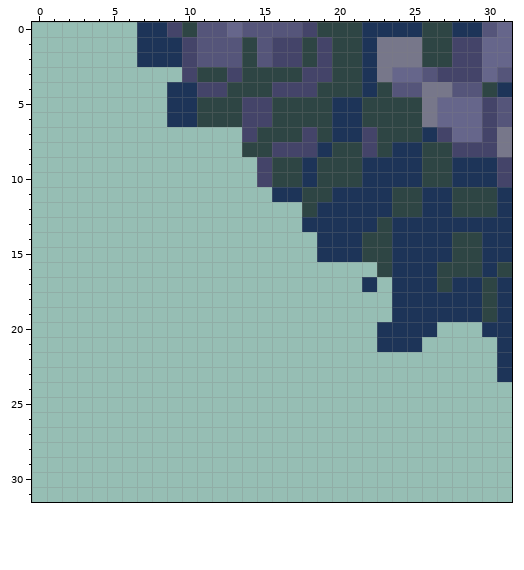
Pixel-art sprite -- images/crater_007.png. This is how it looked before the edit.
The file is 32x32 pixels.
After the commit:
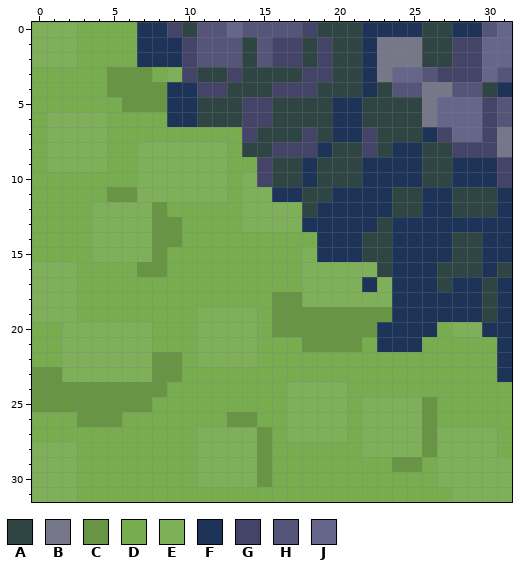
Palette (. is transparent): A #2e4544  B #77778a  C #679544  D #77ac4f  E #7eaf59  F #1d3458  G #444469  H #55557a  J #66668b
What changed:
y 0..2: x 0..6 ....... -> EEEDDDD
y 3: x 0..9 .......... -> DDDDDCCCDE
y 4: x 0..8 ......... -> DDDDDCCCC
y 5: x 0..8 ......... -> DDDDDDCCC
y 6: x 0..8 ......... -> DEEEEDDDD
y 7: x 0..13 .............. -> DEEEEDDDDDDDDD
y 8: x 0..13 .............. -> DEEEEDDEEEEEED
y 9: x 0..14 ............... -> DEEEEDDEEEEEEDD
y 10: x 0..14 ............... -> DDDDDDDEEEEEEDE
y 11: x 0..15 ................ -> DDDDDCCEEEEEEDEE
y 12: x 0..17 .................. -> DDDDEEEECDDDDDEEEE
y 13: x 0..17 .................. -> DDDDEEEECCDDDDEEEE
y 14: x 0..18 ................... -> DDDDEEEECCDDDDDDDDD
y 15: x 0..18 ................... -> DDDDEEEECDDDDDDDDDE
y 16: x 0..22 ....................... -> EEEDDDDCCDDDDDDDDDEEEEE
y 17: x 0..21 ...................... -> EEEDDDDDDDDDDDDDDDEEEE; x 23 . -> E
y 18: x 0..23 ........................ -> EEEDDDDDDDDDDDDDCCEEEEEE
y 19: x 0..23 ........................ -> EEEDDDDDDDDEEEEDCCCCCCCC
y 20: x 0..22 ....................... -> DDEEEEEEDDDEEEEDCCCCCCC; x 27..29 ... -> DEE
y 21: x 0..22 ....................... -> DDEEEEEEDDDEEEEDDDCCCCD; x 26..30 ..... -> DDDDD
y 22: x 0..30 ............................... -> DDEEEEEECCDEEEEDDDDDDDDDDDDDDDD
y 23: x 0..30 ............................... -> CCEEEEEECCDDDDDDDDDDDDDDDDDDDDD
y 24: x 0..31 ................................ -> CCCCCCCCCDDDDDDDDEEEEDDDDDDDDDDD
y 25: x 0..31 ................................ -> CCCCCCCCDDDDDDDDDEEEEDEEEECDDDDD
y 26: x 0..31 ................................ -> DDDCCCDDDDDDDCCDDEEEEDEEEECDDDDD
y 27: x 0..31 ................................ -> DDDDDDDDDDDEEEECDEEEEDEEEECEEEED
y 28: x 0..31 ................................ -> EEEDDDDDDDDEEEECDDDDDDEEEECEEEED
y 29: x 0..31 ................................ -> EEEDDDDDDDDEEEECDDDDDDDDCCDEEEEE
y 30: x 0..31 ................................ -> EEEDDDDDDDDEEEECDDDDDDDDDDDEEEEE
y 31: x 0..31 ................................ -> EEEDDDDDDDDDDDDDDDDDDDDDDDDDEEEE
Boxes around the changes in both pictures, in picture pixels (x1, y1, x2, y2):
added: (32, 22, 512, 502)
